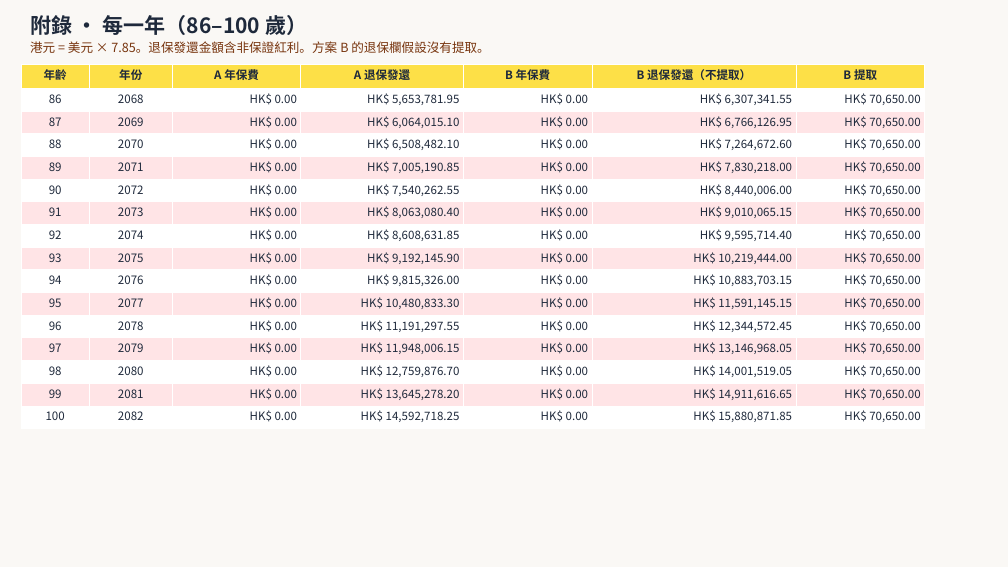
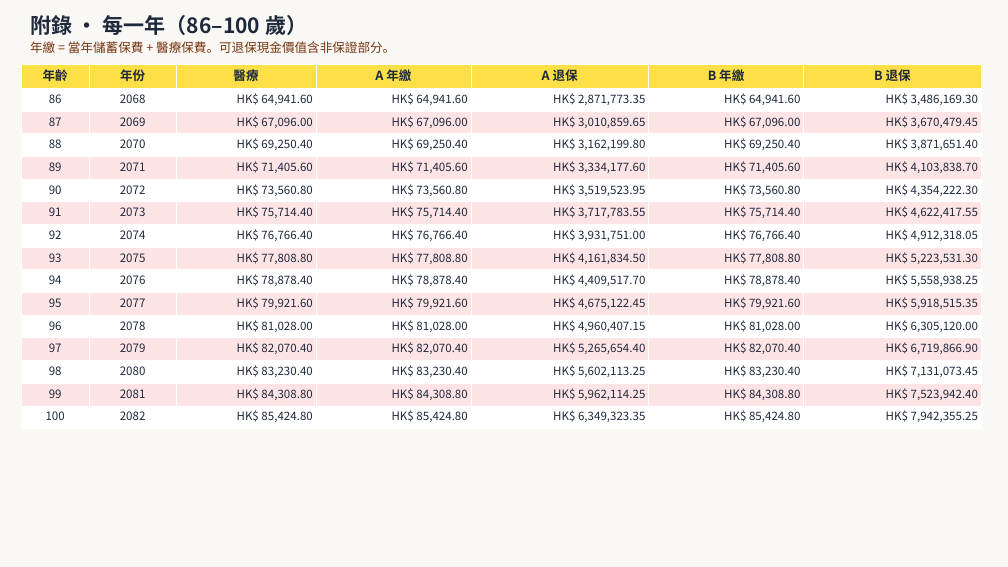
Before and after one commit to tomchan212/AIA-AS, a slide deck: slide 21 of blueprint/mandy.pptx. Drawn at 1008x567 pixels with LibreOffice and Linux fonts; fonts in the diff are those of the drawing. Boxes give left, top, right and bottom in pixels: in the first picture for what was removed or moved away, otherwise in the second. Text is boxed around its words. In the diff, an @@ line names an element or a change of style, - is before the commit and + after.

```diff
--- a/blueprint/mandy.pptx
+++ b/blueprint/mandy.pptx
@@ text at (x1=30, y1=41, x2=395, y2=53): text changed @@
-港元 = 美元 × 7.85。退保發還金額含非保證紅利。方案 B 的退保欄假設沒有提取。
+年繳 = 當年儲蓄保費 + 醫療保費。可退保現金價值含非保證部分。
@@ table at (x1=21, y1=64, x2=982, y2=429) @@
-row 1: 年齡 | 年份 | A 年保費 | A 退保發還 | B 年保費 | B 退保發還（不提取） | B 提取
+row 1: 年齡 | 年份 | 醫療 | A 年繳 | A 退保 | B 年繳 | B 退保
-row 2: 86 | 2068 | HK$ 0.00 | HK$ 5,653,781.95 | HK$ 0.00 | HK$ 6,307,341.55 | HK$ 70,650.00
+row 2: 86 | 2068 | HK$ 64,941.60 | HK$ 64,941.60 | HK$ 2,871,773.35 | HK$ 64,941.60 | HK$ 3,486,169.30
-row 3: 87 | 2069 | HK$ 0.00 | HK$ 6,064,015.10 | HK$ 0.00 | HK$ 6,766,126.95 | HK$ 70,650.00
+row 3: 87 | 2069 | HK$ 67,096.00 | HK$ 67,096.00 | HK$ 3,010,859.65 | HK$ 67,096.00 | HK$ 3,670,479.45
-row 4: 88 | 2070 | HK$ 0.00 | HK$ 6,508,482.10 | HK$ 0.00 | HK$ 7,264,672.60 | HK$ 70,650.00
+row 4: 88 | 2070 | HK$ 69,250.40 | HK$ 69,250.40 | HK$ 3,162,199.80 | HK$ 69,250.40 | HK$ 3,871,651.40
-row 5: 89 | 2071 | HK$ 0.00 | HK$ 7,005,190.85 | HK$ 0.00 | HK$ 7,830,218.00 | HK$ 70,650.00
+row 5: 89 | 2071 | HK$ 71,405.60 | HK$ 71,405.60 | HK$ 3,334,177.60 | HK$ 71,405.60 | HK$ 4,103,838.70
-row 6: 90 | 2072 | HK$ 0.00 | HK$ 7,540,262.55 | HK$ 0.00 | HK$ 8,440,006.00 | HK$ 70,650.00
+row 6: 90 | 2072 | HK$ 73,560.80 | HK$ 73,560.80 | HK$ 3,519,523.95 | HK$ 73,560.80 | HK$ 4,354,222.30
-row 7: 91 | 2073 | HK$ 0.00 | HK$ 8,063,080.40 | HK$ 0.00 | HK$ 9,010,065.15 | HK$ 70,650.00
+row 7: 91 | 2073 | HK$ 75,714.40 | HK$ 75,714.40 | HK$ 3,717,783.55 | HK$ 75,714.40 | HK$ 4,622,417.55
-row 8: 92 | 2074 | HK$ 0.00 | HK$ 8,608,631.85 | HK$ 0.00 | HK$ 9,595,714.40 | HK$ 70,650.00
+row 8: 92 | 2074 | HK$ 76,766.40 | HK$ 76,766.40 | HK$ 3,931,751.00 | HK$ 76,766.40 | HK$ 4,912,318.05
-row 9: 93 | 2075 | HK$ 0.00 | HK$ 9,192,145.90 | HK$ 0.00 | HK$ 10,219,444.00 | HK$ 70,650.00
+row 9: 93 | 2075 | HK$ 77,808.80 | HK$ 77,808.80 | HK$ 4,161,834.50 | HK$ 77,808.80 | HK$ 5,223,531.30
-row 10: 94 | 2076 | HK$ 0.00 | HK$ 9,815,326.00 | HK$ 0.00 | HK$ 10,883,703.15 | HK$ 70,650.00
+row 10: 94 | 2076 | HK$ 78,878.40 | HK$ 78,878.40 | HK$ 4,409,517.70 | HK$ 78,878.40 | HK$ 5,558,938.25
-row 11: 95 | 2077 | HK$ 0.00 | HK$ 10,480,833.30 | HK$ 0.00 | HK$ 11,591,145.15 | HK$ 70,650.00
+row 11: 95 | 2077 | HK$ 79,921.60 | HK$ 79,921.60 | HK$ 4,675,122.45 | HK$ 79,921.60 | HK$ 5,918,515.35
-row 12: 96 | 2078 | HK$ 0.00 | HK$ 11,191,297.55 | HK$ 0.00 | HK$ 12,344,572.45 | HK$ 70,650.00
+row 12: 96 | 2078 | HK$ 81,028.00 | HK$ 81,028.00 | HK$ 4,960,407.15 | HK$ 81,028.00 | HK$ 6,305,120.00
-row 13: 97 | 2079 | HK$ 0.00 | HK$ 11,948,006.15 | HK$ 0.00 | HK$ 13,146,968.05 | HK$ 70,650.00
+row 13: 97 | 2079 | HK$ 82,070.40 | HK$ 82,070.40 | HK$ 5,265,654.40 | HK$ 82,070.40 | HK$ 6,719,866.90
-row 14: 98 | 2080 | HK$ 0.00 | HK$ 12,759,876.70 | HK$ 0.00 | HK$ 14,001,519.05 | HK$ 70,650.00
+row 14: 98 | 2080 | HK$ 83,230.40 | HK$ 83,230.40 | HK$ 5,602,113.25 | HK$ 83,230.40 | HK$ 7,131,073.45
-row 15: 99 | 2081 | HK$ 0.00 | HK$ 13,645,278.20 | HK$ 0.00 | HK$ 14,911,616.65 | HK$ 70,650.00
+row 15: 99 | 2081 | HK$ 84,308.80 | HK$ 84,308.80 | HK$ 5,962,114.25 | HK$ 84,308.80 | HK$ 7,523,942.40
-row 16: 100 | 2082 | HK$ 0.00 | HK$ 14,592,718.25 | HK$ 0.00 | HK$ 15,880,871.85 | HK$ 70,650.00
+row 16: 100 | 2082 | HK$ 85,424.80 | HK$ 85,424.80 | HK$ 6,349,323.35 | HK$ 85,424.80 | HK$ 7,942,355.25
@@ size 11 to 12 pt in "年齡", "年份" @@
@@ table resized from (x1=21, y1=64, x2=925, y2=429) to (x1=21, y1=64, x2=982, y2=429) @@
```
Also in this commit, not shown: 13 other slides changed, 7 slides added, 7 slides removed, 10 other files.
